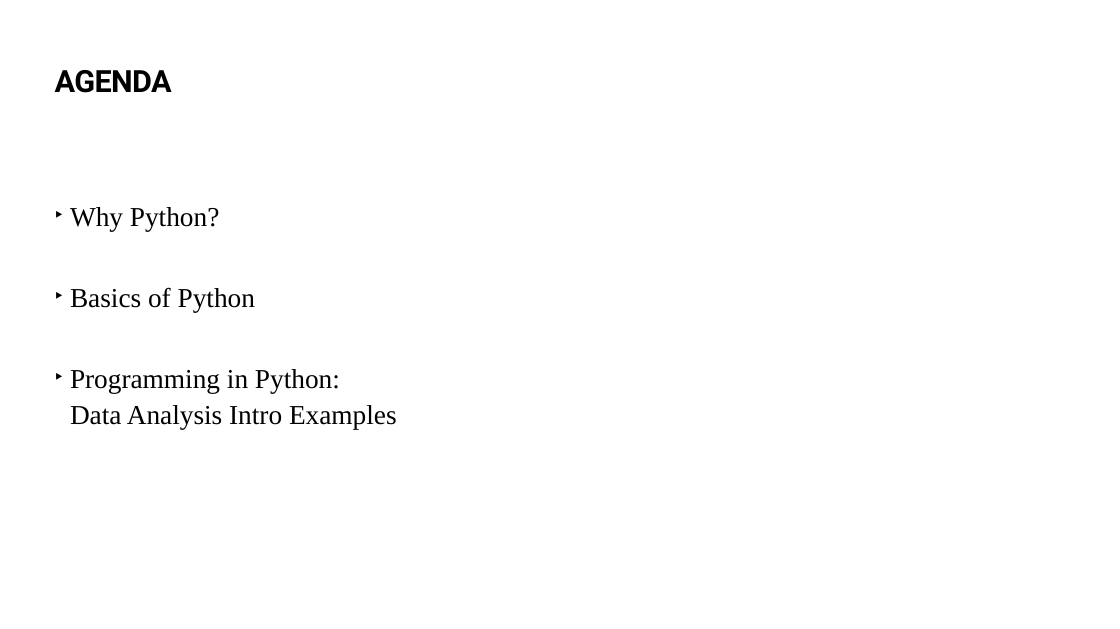
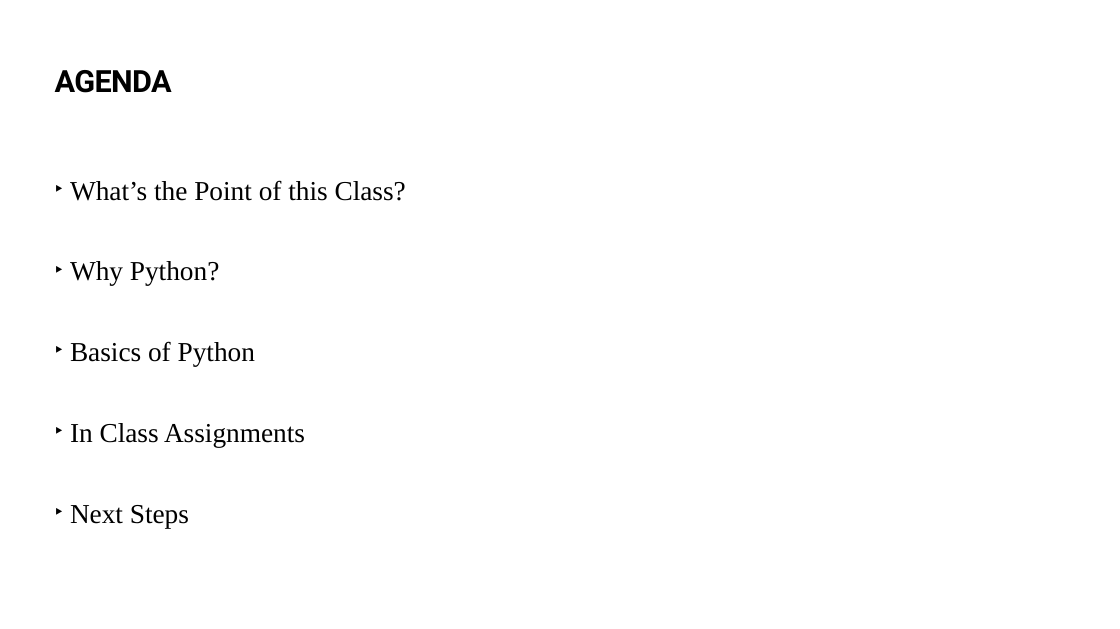
Before and after one commit to sergeyf/Python_intro_class, a slide deck: slide 3 of Python_Course_1.pptx. Drawn at 1120x629 pixels with LibreOffice and Linux fonts; fonts in the diff are those of the drawing. Boxes give left, top, right and bottom in pixels: in the first picture for what was removed or moved away, otherwise in the second. Text is boxed around its words. In the diff, an @@ line names an element or a change of style, - is before the commit and + after.

```diff
--- a/Python_Course_1.pptx
+++ b/Python_Course_1.pptx
@@ text "What’s the Point of this ...": place and size @@
-text "What’s the Point of this ..." at <box>70,207,397,429</box>
+text "What’s the Point of this ..." at <box>70,180,406,528</box>
@@ text at <box>70,180,406,201</box>: paragraph added @@
+  ‣ What’s the Point of this Class?
@@ text at <box>70,423,305,528</box>: text changed @@
-  ‣ Programming in Python:
-    Data Analysis Intro Examples
+  ‣ In Class Assignments
+  ‣ Next Steps
```
Also in this commit, not shown: 7 other slides changed, 5 slides added, 2 other files.
